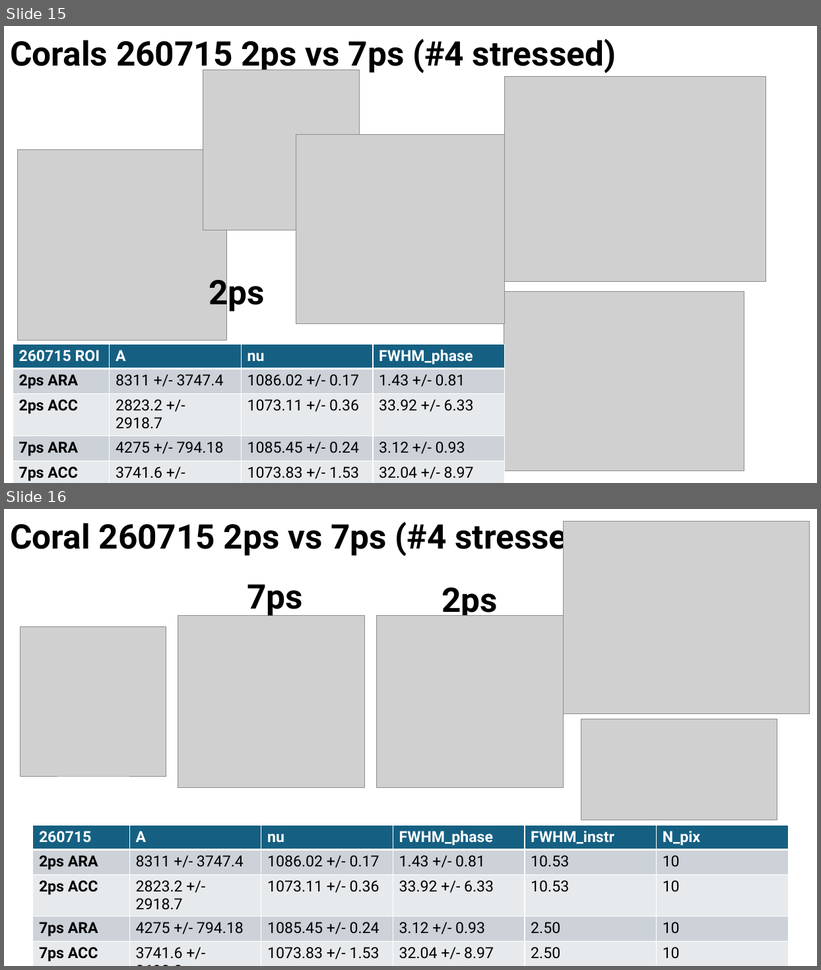
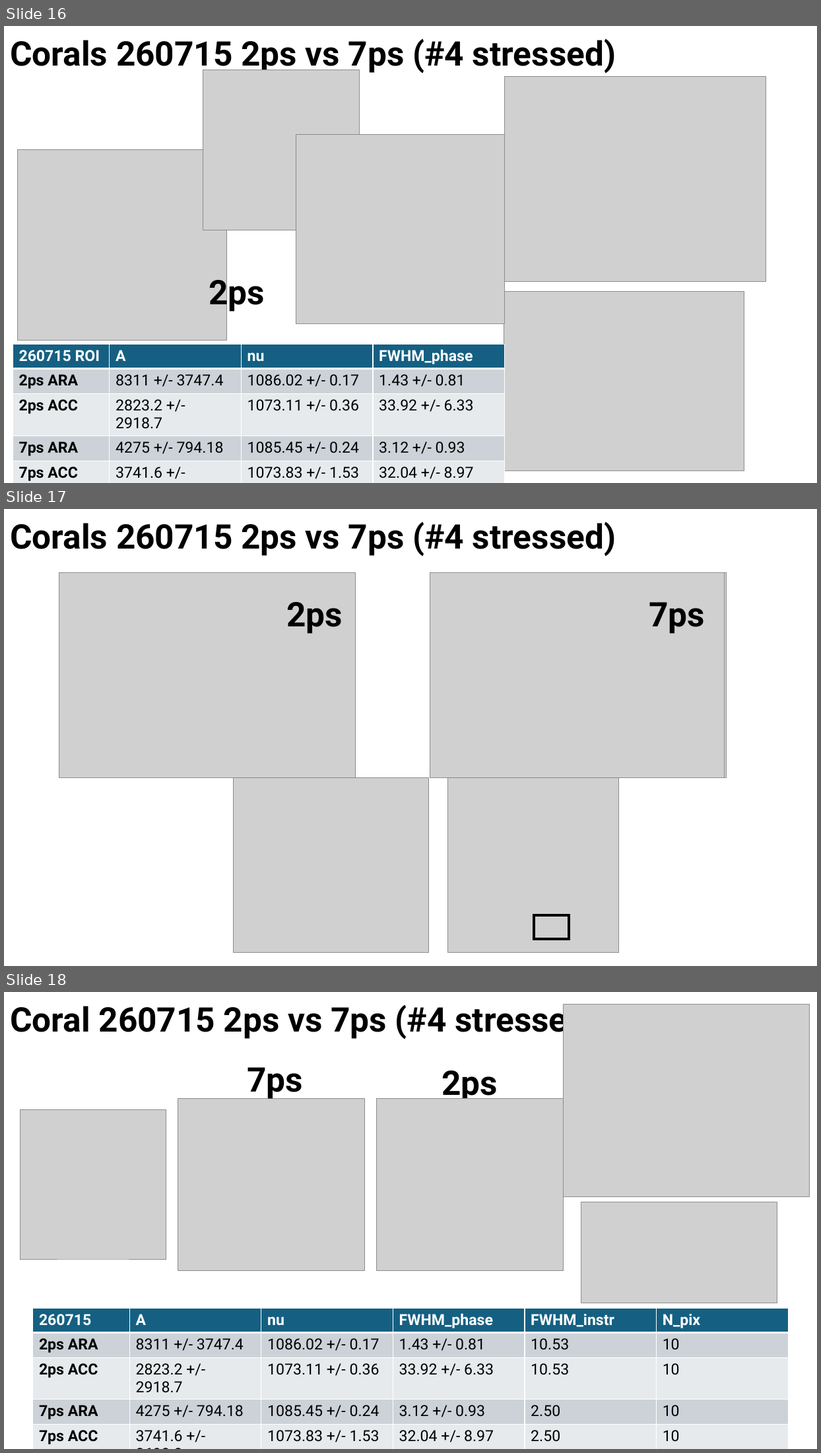
Before and after one commit to sachabuc/SRS_analysis, a slide deck: meetings/reu_011026_figures_papiers.pptx. Shown one above the other, each under a label of ours: slides 15 and 16 before the commit, slides 16, 17 and 18 after it. The pictures are 821x970 and 821x1453 pixels, drawn with LibreOffice and Linux fonts; fonts in the diff are those of the drawing; grey boxes stand for pictures. Boxes give left, top, right and bottom in pixels: in the first picture for what was removed or moved away, otherwise in the second. Text is boxed around its words. In the diff, an @@ line names an element or a change of style, - is before the commit and + after.

```diff
--- a/meetings/reu_011026_figures_papiers.pptx
+++ b/meetings/reu_011026_figures_papiers.pptx
@@ slide 17 added at (4, 509, 817, 966), background #FFFFFF @@
@@ title added at (10, 522, 616, 557), 40 pt, text #000000, bold @@
+Corals 260715 2ps vs 7ps (#4 stressed)
@@ picture added at (59, 573, 355, 778) @@
@@ picture added at (430, 573, 726, 778) @@
@@ picture added at (430, 573, 725, 778) @@
@@ text added at (286, 602, 343, 634), 40 pt, text #000000, bold @@
+2ps
@@ text added at (649, 602, 705, 634), 40 pt, text #000000, bold @@
+7ps
@@ picture added at (234, 778, 428, 953) @@
@@ picture added at (448, 778, 619, 953) @@
@@ rectangle added at (534, 916, 570, 940), outline #000000 3 pt @@
@@ what was slide 15 is now slide 16 @@
@@ what was slide 16 is now slide 18 @@
```
Also in this commit, not shown: 1 other slide added, 7 other files.
